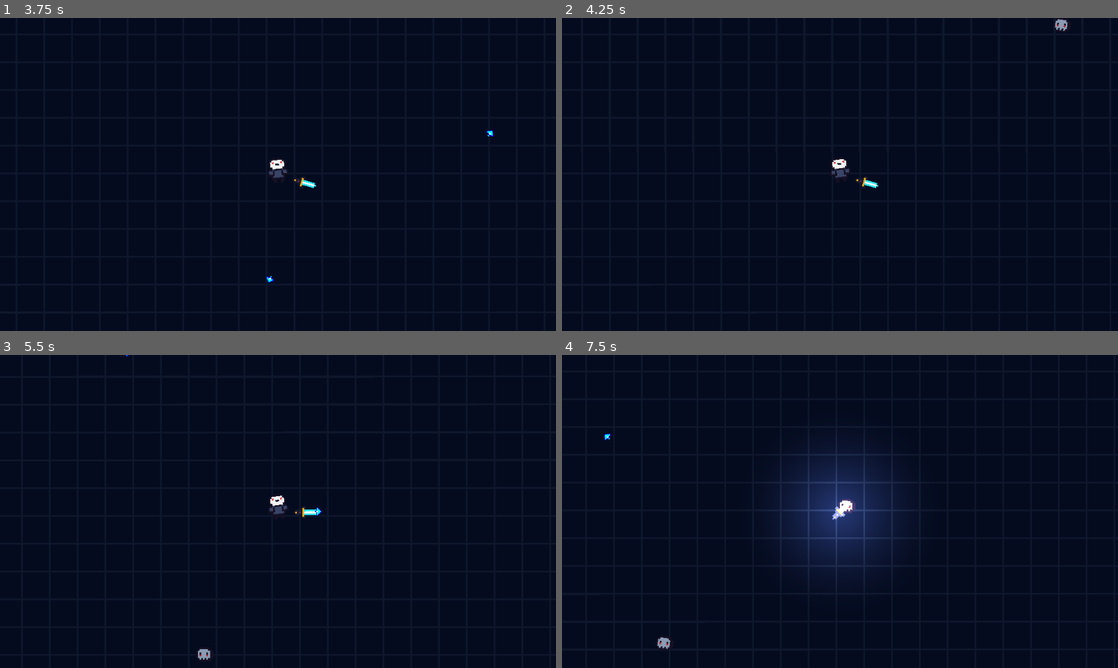
Above: before the commit, frames 1-4 (two rows, left to right).
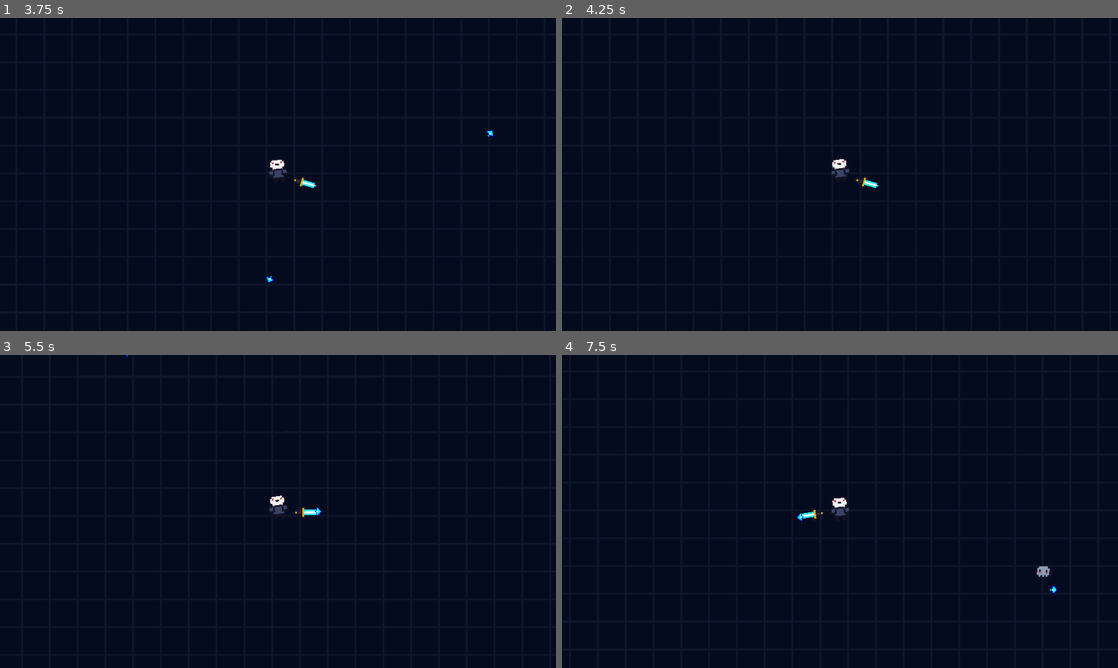
Above: after the commit, the same moments.

Repository: hanssantos02/the-under-forge
Game: Godot game, scene res://scenes/main.tscn
Two runs of this game, one before a commit and one after it. Both use one fixed random seed, a clock stepped at 60 frames per second and the inputs below.
Inputs (mouse positions are in pixels of both pictures, inside the frame that each line leads up to):
- Up to frame 1 (3.75 s): tap Enter (ui_accept) at 0.5, 1.52, 1.55, 1.82, 3.02, 3.05, 3.32 s; move the mouse to (400, 158) at 0.52 s; hold D (move_right) 0.53-1.28 s; hold Enter (ui_accept) 0.53-1.28 s; move the mouse to (166, 190) at 1.27 s; hold S (move_down) 1.28-2.03 s; tap Shift (dash) at 1.35, 2.85 s; move the mouse to (333, 105) at 2.02 s; hold D (move_right) 2.03-2.78 s; hold Enter (ui_accept) 2.03-2.78 s; move the mouse to (250, 237) at 2.77 s; hold W (move_up) 2.78-3.53 s; move the mouse to (444, 221) at 3.52 s; hold A (move_left) from 3.53 s (still down); hold Enter (ui_accept) from 3.53 s (still down)
- Up to frame 2 (4.25 s): keep holding A (move_left); keep holding Enter (ui_accept)
- Up to frame 3 (5.5 s): move the mouse to (111, 464) at 4.27 s; release Enter (ui_accept) at 4.28 s; tap Shift (dash) at 4.35 s; tap Enter (ui_accept) at 4.52, 4.55, 4.82 s; move the mouse to (305, 511) at 5.02 s; release A (move_left) at 5.03 s; hold S (move_down) from 5.03 s (still down); hold Enter (ui_accept) from 5.03 s (still down)
- Up to frame 4 (7.5 s): move the mouse to (756, 433) at 5.77 s; release S (move_down) at 5.78 s; release Enter (ui_accept) at 5.78 s; hold D (move_right) 5.78-6.53 s; tap Shift (dash) at 5.85, 7.35 s; tap Enter (ui_accept) at 6.02, 6.05, 6.32 s; move the mouse to (962, 495) at 6.52 s; hold W (move_up) 6.53-7.28 s; hold Enter (ui_accept) 6.53-7.28 s; move the mouse to (728, 527) at 7.27 s; hold D (move_right) from 7.28 s (still down)

Frame 1 is identical in both runs. In frame 2, less than 0.1% of the frame differs, in the area x 88-91%, y 0-5%; in frame 3, less than 0.1%; in frame 4, 5.7%, in the area x 7-90%, y 24-94%.

Commit message:
Implement pickup gem sfx
Also fixed the spawning issue where the enemy spawns on-screen

Diff:
--- a/scenes/main.tscn
+++ b/scenes/main.tscn
@@ -9,7 +9,7 @@
 
 [sub_resource type="Curve2D" id="Curve2D_sugp2"]
 _data = {
-"points": PackedVector2Array(0, 0, 0, 0, 0.4705864, 0, 0, 0, 0, 0, 636.50775, 0, 0, 0, 0, 0, 636.50775, 360, 0, 0, 0, 0, 0.4705864, 360, 0, 0, 0, 0, 0.4705864, 0)
+"points": PackedVector2Array(0, 0, 0, 0, -239.03717, -100, 0, 0, 0, 0, 644.45825, -100, 0, 0, 0, 0, 645.452, 367, 0, 0, 0, 0, -241.02478, 369, 0, 0, 0, 0, -240.03098, -98)
 }
 point_count = 5
 
@@ -36,13 +36,17 @@
 wait_time = 2.0
 autostart = true
 
+[node name="DifficultyTimer" type="Timer" parent="." unique_id=1607902013]
+wait_time = 10.0
+autostart = true
+
 [node name="SpawnPath" type="Path2D" parent="." unique_id=1723963146]
 position = Vector2(-0.47351837, 0)
 scale = Vector2(1.0062305, 1)
 curve = SubResource("Curve2D_sugp2")
 
 [node name="SpawnLocation" type="PathFollow2D" parent="SpawnPath" unique_id=1979444003]
-position = Vector2(0.4705864, 0)
+position = Vector2(-239.03717, -100)
 
 [node name="WorldEnvironment" type="WorldEnvironment" parent="." unique_id=1192073724]
 environment = SubResource("Environment_6baej")
@@ -59,3 +63,4 @@
 
 [connection signal="tree_exited" from="Player" to="." method="_on_player_died"]
 [connection signal="timeout" from="SpawnTimer" to="." method="_on_spawn_timer_timeout"]
+[connection signal="timeout" from="DifficultyTimer" to="." method="_on_difficulty_timer_timeout"]
--- a/scenes/player.tscn
+++ b/scenes/player.tscn
@@ -16,6 +16,7 @@
 [ext_resource type="Script" uid="uid://c8ukxxhmyegu" path="res://scripts/weapon_indicator.gd" id="12_jej6c"]
 [ext_resource type="AudioStream" uid="uid://y0t7d41ptuna" path="res://music/weapon_pickup.wav" id="15_oprun"]
 [ext_resource type="AudioStream" uid="uid://by5ujsk3pmmoq" path="res://music/dash.wav" id="16_a8ls1"]
+[ext_resource type="AudioStream" uid="uid://d125f2wwmqkbf" path="res://music/pickup_gem.wav" id="17_fulsm"]
 [ext_resource type="PackedScene" uid="uid://t187vwt48srk" path="res://scenes/upgrade_menu.tscn" id="17_qfm1y"]
 
 [sub_resource type="RectangleShape2D" id="RectangleShape2D_6baej"]
@@ -59,6 +60,7 @@
 [node name="ShootSfx" type="AudioStreamPlayer2D" parent="WeaponPivot" unique_id=1393887445]
 rotation = -0.0017626648
 stream = ExtResource("11_f1ej7")
+volume_db = -7.0
 bus = &"SFX"
 
 [node name="MovementAnimator" parent="." unique_id=853006593 node_paths=PackedStringArray("sprite", "character") instance=ExtResource("10_y4r1p")]
@@ -72,10 +74,6 @@
 script = ExtResource("12_jej6c")
 camera_2d = NodePath("../../Camera2D")
 
-[node name="PickupSFX" type="AudioStreamPlayer" parent="." unique_id=93822516]
-stream = ExtResource("15_oprun")
-bus = &"SFX"
-
 [node name="DashDurationTimer" type="Timer" parent="." unique_id=49337859]
 wait_time = 0.2
 one_shot = true
@@ -87,6 +85,15 @@
 stream = ExtResource("16_a8ls1")
 bus = &"SFX"
 
+[node name="PickupSFX" type="AudioStreamPlayer" parent="." unique_id=93822516]
+stream = ExtResource("15_oprun")
+bus = &"SFX"
+
+[node name="GemSFX" type="AudioStreamPlayer" parent="." unique_id=711773973]
+process_mode = 3
+stream = ExtResource("17_fulsm")
+bus = &"SFX"
+
 [node name="UpgradeMenu" parent="." unique_id=1246175099 node_paths=PackedStringArray("player") instance=ExtResource("17_qfm1y")]
 visible = false
 player = NodePath("..")
--- a/scripts/main.gd
+++ b/scripts/main.gd
@@ -5,17 +5,22 @@
 @onready var spawn_location: PathFollow2D = $SpawnPath/SpawnLocation
 @onready var spawn_timer: Timer = $SpawnTimer
 @onready var death_sfx: AudioStreamPlayer = $DeathSFX
+@onready var difficulty_timer: Timer = $DifficultyTimer
 var is_respawning: bool = false
+var minimum_spawn_time: float = 0.3
 
 func _on_player_died() -> void:
 	is_respawning = true
 	spawn_timer.stop()
+	difficulty_timer.stop()
 	death_sfx.play()
 
 func _unhandled_input(event: InputEvent) -> void:
 	if is_respawning and event.is_action_pressed("ui_accept"):
 		is_respawning = false
 		spawn_timer.start()
+		spawn_timer.wait_time = 2.0
+		difficulty_timer.start()
 		var player = player_scene.instantiate()
 		player.global_position = Vector2.ZERO
 		player.has_weapon = false
@@ -24,9 +29,16 @@
 		player.tree_exited.connect(_on_player_died)
 
 func _on_spawn_timer_timeout() -> void:
+	var player = get_tree().get_first_node_in_group("player")
+	if player != null:
+		$SpawnPath.global_position = player.global_position
 	var spawn = randf_range(0.0, 1.0)
 	spawn_location.progress_ratio = spawn
 	var new_enemy = enemy_scene.instantiate()
 	new_enemy.global_position = spawn_location.global_position
 	get_tree().current_scene.add_child(new_enemy)
 	new_enemy.add_to_group("enemy")
+
+
+func _on_difficulty_timer_timeout() -> void:
+	spawn_timer.wait_time = maxf(minimum_spawn_time, spawn_timer.wait_time - 0.1)
--- a/scripts/player.gd
+++ b/scripts/player.gd
@@ -13,6 +13,8 @@
 @onready var health_component: HealthComponent = $HealthComponent
 @onready var dash_sfx: AudioStreamPlayer = $DashSFX
 @onready var upgrade_menu: CanvasLayer = $UpgradeMenu
+@onready var gem_sfx: AudioStreamPlayer = $GemSFX
+
 var is_dashing: bool = false
 var can_dash: bool = true
 var dash_direction: Vector2 = Vector2.ZERO
@@ -74,6 +76,7 @@
 
 func gain_xp(amount: int) -> void:
 	experience += amount
+	gem_sfx.play()
 	if experience >= exp_to_next_level:
 		level_up()
 
--- a/scripts/upgrade_menu.gd
+++ b/scripts/upgrade_menu.gd
@@ -10,7 +10,7 @@
 
 
 func _on_upgrade_2_pressed() -> void:
-	player.weapon_pivot.stats.fire_rate = maxf(0.0, player.weapon_pivot.stats.fire_rate - 0.2)
+	player.weapon_pivot.stats.fire_rate = maxf(0.2, player.weapon_pivot.stats.fire_rate - 0.2)
 	player.weapon_timer.wait_time = player.weapon_pivot.stats.fire_rate
 	get_tree().paused = false
 	hide()
Not shown, added: music/pickup_gem.wav.import
Not shown, added: music/pickup_gem.wav
